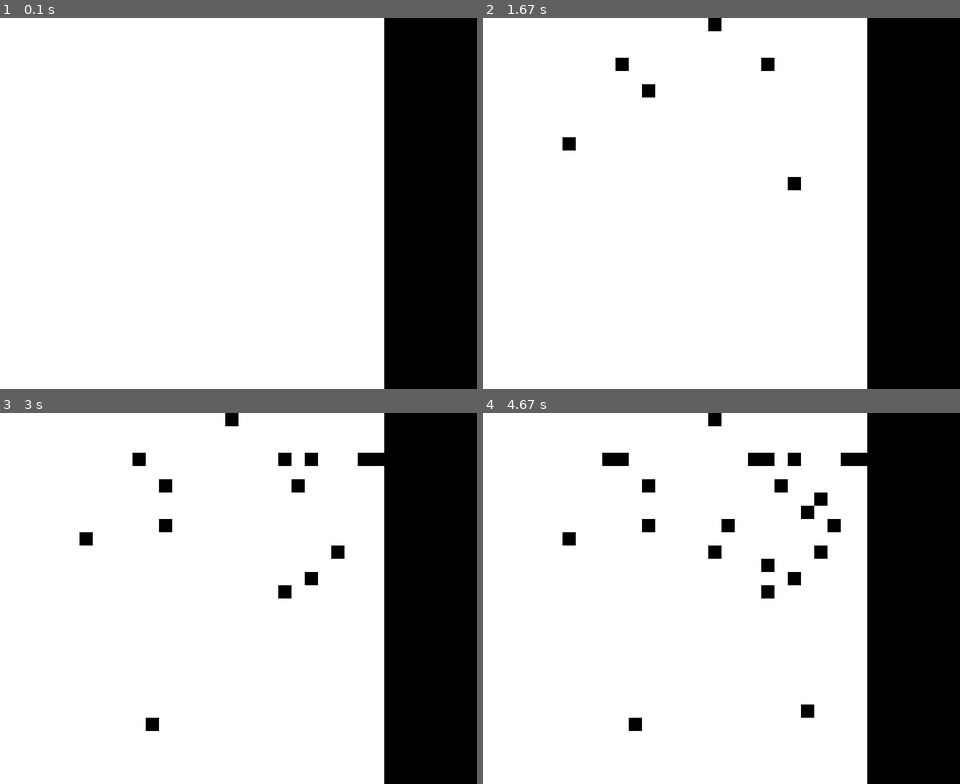
Above: before the commit, frames 1-4 (two rows, left to right).
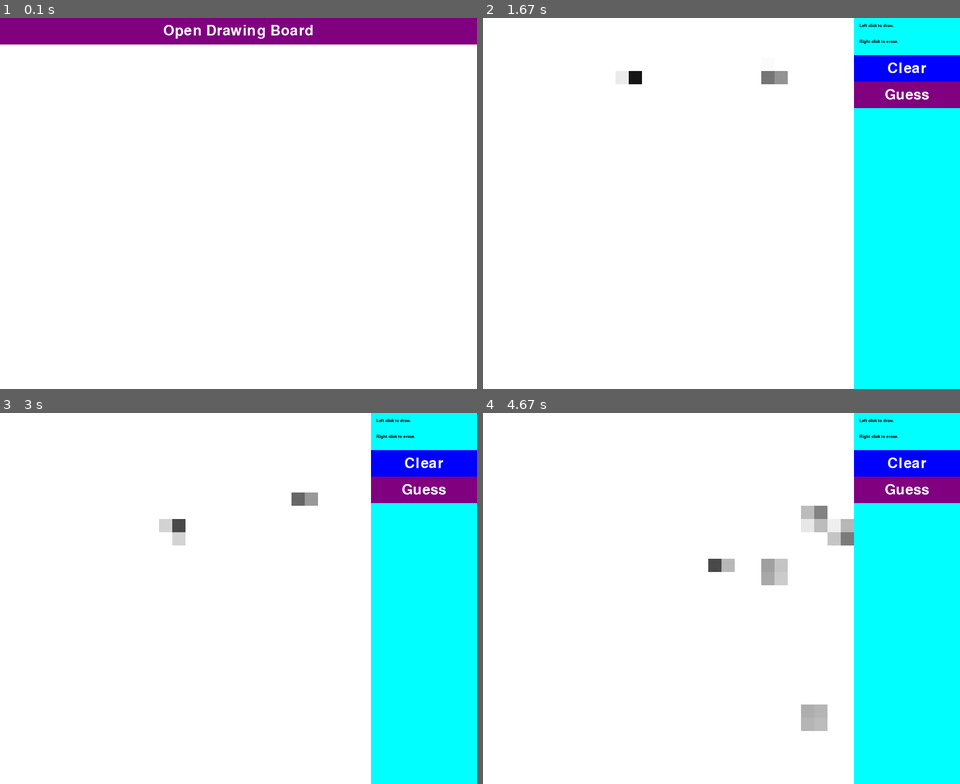
Above: after the commit, the same moments.

Repository: denis-vp/ann-python-implementation
Game: pygame game, started from main.py
Same seed, same stepped clock (60 frames per second), same inputs: the game is played once before the commit and once after it.
Inputs (mouse positions are in pixels of both pictures, inside the frame that each line leads up to):
- Up to frame 1 (0.1 s): no input
- Up to frame 2 (1.67 s): press the mouse at (721, 32) at 0.37 s; move the mouse to (649, 88) at 0.47 s; release the mouse at (573, 147) at 0.6 s; press the mouse at (907, 69) at 0.7 s; move the mouse to (769, 69) at 0.8 s; release the mouse at (626, 69) at 0.93 s; press the mouse at (907, 95) at 1.03 s; move the mouse to (902, 218) at 1.13 s; release the mouse at (902, 344) at 1.27 s; right-click (797, 181) at 1.38 s
- Up to frame 3 (3 s): press the mouse at (424, 464) at 1.7 s; move the mouse to (367, 461) at 1.8 s; release the mouse at (314, 461) at 1.93 s; press the mouse at (424, 464) at 2.03 s; move the mouse to (290, 598) at 2.13 s; release the mouse at (152, 732) at 2.27 s; press the mouse at (424, 490) at 2.37 s; move the mouse to (381, 520) at 2.47 s; release the mouse at (338, 550) at 2.6 s; press the mouse at (424, 464) at 2.7 s; move the mouse to (295, 490) at 2.8 s; release the mouse at (171, 520) at 2.93 s
- Up to frame 4 (4.67 s): press the mouse at (907, 464) at 3.03 s; move the mouse to (816, 494) at 3.13 s; release the mouse at (726, 528) at 3.27 s; press the mouse at (907, 464) at 3.37 s; move the mouse to (759, 461) at 3.47 s; release the mouse at (611, 461) at 3.6 s; press the mouse at (907, 464) at 3.7 s; move the mouse to (807, 509) at 3.8 s; release the mouse at (711, 557) at 3.93 s; press the mouse at (907, 490) at 4.03 s; move the mouse to (855, 598) at 4.13 s; release the mouse at (807, 709) at 4.27 s; press the mouse at (907, 490) at 4.37 s; move the mouse to (835, 528) at 4.47 s; release the mouse at (764, 565) at 4.6 s

The runs differ from the first frame. In frame 1, 25% of the frame differs, in the area x 0-100%, y 0-100%; in frame 2, 23%; in frame 3, 24%; in frame 4, 26%, in the area x 16-100%, y 0-100%.

Commit message:
Update gui

Diff:
--- a/gui/__init__.py
+++ b/gui/__init__.py
@@ -0,0 +1,4 @@
+import pygame
+
+pygame.init()
+pygame.font.init()
--- /dev/null
+++ b/gui/button.py
@@ -0,0 +1,25 @@
+import pygame
+
+
+class Button:
+
+    def __init__(self, root: pygame.Surface, action: callable,
+                 x: int, y: int, width: int, height: int, color: tuple[int, int, int],
+                 text: str, font: pygame.font.SysFont = pygame.font.SysFont("comicsans", 40)):
+        self.root = root
+        self.action = action
+        self.x, self.y = x, y
+        self.width, self.height = width, height
+        self.color = color
+        self.text, self.font = text, font
+
+    def click(self, coordinates: tuple[int, int]):
+        x, y = coordinates
+        if self.x < x < self.x + self.width and self.y < y < self.y + self.height:
+            self.action()
+
+    def draw(self):
+        pygame.draw.rect(self.root, self.color, (self.x, self.y, self.width, self.height))
+        text = self.font.render(self.text, 1, (255, 255, 255))
+        self.root.blit(text, (self.x + self.width // 2 - text.get_width() // 2,
+                              self.y + self.height // 2 - text.get_height() // 2))
--- a/gui/cell.py
+++ /dev/null
@@ -1,8 +0,0 @@
-from dataclasses import dataclass
-
-
-@dataclass
-class Cell:
-    x: int
-    y: int
-    value: int
--- /dev/null
+++ b/gui/drawingboard.py
@@ -0,0 +1,116 @@
+from dataclasses import dataclass
+import pygame
+
+from gui.button import Button
+
+# Window settings
+WINDOW_HEIGHT = 700
+WINDOW_WIDTH = 900
+
+# Grid settings
+NUM_ROWS, NUM_COLUMNS = 28, 28
+CELL_HEIGHT = WINDOW_HEIGHT // NUM_ROWS
+CELL_WIDTH = CELL_HEIGHT
+GRID_HEIGHT = CELL_HEIGHT * NUM_ROWS
+GRID_WIDTH = CELL_WIDTH * NUM_COLUMNS
+
+# Button settings
+BUTTON_HEIGHT = 50
+BUTTON_WIDTH = WINDOW_WIDTH - GRID_WIDTH
+
+# Colors
+WHITE = (255, 255, 255)
+BLACK = (0, 0, 0)
+PURPLE = (128, 0, 128)
+BLUE = (0, 0, 255)
+CYAN = (0, 255, 255)
+
+@dataclass
+class Cell:
+    x: int
+    y: int
+    value: int
+
+class DrawingBoard:
+    def __init__(self):
+        self.root = pygame.display.set_mode((WINDOW_WIDTH, WINDOW_HEIGHT))
+        pygame.display.set_caption("Neural Network - Drawing Board")
+
+        self.cells: list[Cell] = []
+        self.create_grid(NUM_ROWS, NUM_COLUMNS)
+
+        self.states_history = [self.cells.copy()]
+        self.undo_history = []
+
+        self.clear_button = Button(self.root, self.clear, GRID_WIDTH, 70, BUTTON_WIDTH, BUTTON_HEIGHT, BLUE, "Clear")
+        self.guess_button = Button(self.root, self.guess, GRID_WIDTH, 70 + BUTTON_HEIGHT, BUTTON_WIDTH, BUTTON_HEIGHT, PURPLE, "Guess")
+        self.buttons = [self.clear_button, self.guess_button]
+
+    def create_grid(self, num_rows: int, num_columns: int):
+        for row in range(num_rows):
+            for col in range(num_columns):
+                self.cells.append(Cell(row * CELL_WIDTH, col * CELL_HEIGHT, 255))
+        return self.cells
+
+    def run(self):
+        running = True
+        while running:
+            for event in pygame.event.get():
+                if event.type == pygame.QUIT:
+                    running = False
+                if event.type == pygame.MOUSEBUTTONDOWN and event.button == pygame.BUTTON_LEFT:
+                    for button in self.buttons:
+                        button.click(pygame.mouse.get_pos())
+                    self.draw(pygame.mouse.get_pos())
+                if event.type == pygame.MOUSEBUTTONDOWN and event.button == pygame.BUTTON_RIGHT:
+                    self.erase(pygame.mouse.get_pos())
+                if event.type == pygame.MOUSEMOTION and event.buttons[0]:
+                    self.draw(pygame.mouse.get_pos())
+                if event.type == pygame.MOUSEMOTION and event.buttons[2]:
+                    self.erase(pygame.mouse.get_pos())
+            self.update_display()
+
+    def update_display(self):
+        self.root.fill(CYAN)
+        self.draw_grid()
+        for button in self.buttons:
+            button.draw()
+
+        font = pygame.font.SysFont("comicsans", 12)
+        draw_text = font.render("Left click to draw.", 1, BLACK)
+        erase_text = font.render("Right click to erase.", 1, BLACK)
+        self.root.blit(draw_text, (GRID_WIDTH + 10, 10))
+        self.root.blit(erase_text, (GRID_WIDTH + 10, 40))
+
+        pygame.display.update()
+
+    def draw_grid(self):
+        for cell in self.cells:
+            cell_color = (cell.value, cell.value, cell.value)
+            pygame.draw.rect(self.root, cell_color, (cell.x, cell.y, CELL_WIDTH, CELL_HEIGHT))
+
+    #       Interaction
+
+    def draw(self, coordinates: tuple[int, int]):
+        x, y = coordinates
+        for cell in self.cells:
+            distance = ((cell.x - x) ** 2 + (cell.y - y) ** 2) ** 0.5
+            if distance < CELL_WIDTH:
+                color_value = max(0, cell.value - int(255 * (1 - distance / CELL_WIDTH)))
+                cell.value = color_value
+
+    def erase(self, coordinates: tuple[int, int]):
+        x, y = coordinates
+        for cell in self.cells:
+            distance = ((cell.x - x) ** 2 + (cell.y - y) ** 2) ** 0.5
+            if distance < CELL_WIDTH:
+                color_value = min(255, cell.value + int(255 * (1 - distance / CELL_WIDTH)))
+                cell.value = color_value if color_value > 0 else 0
+
+    def clear(self):
+        for cell in self.cells:
+            cell.value = 255
+        self.states_history.append(self.cells.copy())
+
+    def guess(self):
+        print("Guessing...")
--- a/gui/gui.py
+++ /dev/null
@@ -1,73 +0,0 @@
-import pygame
-
-from gui.cell import Cell
-from settings import WINDOW_HEIGHT, WINDOW_WIDTH
-
-
-# The grid is a square
-GRID_HEIGHT = WINDOW_HEIGHT
-GRID_WIDTH = GRID_HEIGHT
-
-NUM_ROWS, NUM_COLUMNS = 28, 28
-CELL_HEIGHT = GRID_HEIGHT // NUM_ROWS
-CELL_WIDTH = CELL_HEIGHT
-
-
-class GUI:
-    def __init__(self):
-        self.root = pygame.display.set_mode((WINDOW_WIDTH, WINDOW_HEIGHT))
-        pygame.display.set_caption("Neural Network - Draw")
-
-        self.cells: list[Cell] = []
-        self.create_grid(NUM_ROWS, NUM_COLUMNS)
-
-    def create_grid(self, num_rows: int, num_columns: int):
-        for row in range(num_rows):
-            for col in range(num_columns):
-                self.cells.append(Cell(row * CELL_WIDTH, col * CELL_HEIGHT, 255))
-        return self.cells
-
-    def run(self):
-        running = True
-        while running:
-            for event in pygame.event.get():
-                if event.type == pygame.QUIT:
-                    running = False
-                if event.type == pygame.MOUSEBUTTONDOWN and event.button == pygame.BUTTON_LEFT:
-                    self.draw(pygame.mouse.get_pos())
-                if event.type == pygame.MOUSEBUTTONDOWN and event.button == pygame.BUTTON_RIGHT:
-                    self.erase(pygame.mouse.get_pos())
-                if event.type == pygame.MOUSEMOTION and event.buttons[0]:
-                    self.draw(pygame.mouse.get_pos())
-                if event.type == pygame.MOUSEMOTION and event.buttons[2]:
-                    self.erase(pygame.mouse.get_pos())
-            self.update_display()
-        pygame.quit()
-        quit()
-
-    #       Display Updating
-
-    def update_display(self):
-        self.draw_grid()
-        pygame.display.update()
-
-    def draw_grid(self):
-        for cell in self.cells:
-            cell_color = (cell.value, cell.value, cell.value)
-            pygame.draw.rect(self.root, cell_color, (cell.x, cell.y, 50, 50))
-
-    #       Interaction
-
-    def draw(self, coordinates: tuple[int, int]):
-        x, y = coordinates
-        for cell in self.cells:
-            if cell.x <= x <= cell.x + CELL_WIDTH and cell.y <= y <= cell.y + CELL_HEIGHT:
-                cell.value = 0
-                break
-
-    def erase(self, coordinates: tuple[int, int]):
-        x, y = coordinates
-        for cell in self.cells:
-            if cell.x <= x <= cell.x + CELL_WIDTH and cell.y <= y <= cell.y + CELL_HEIGHT:
-                cell.value = 0
-                break
--- /dev/null
+++ b/gui/mainmenu.py
@@ -0,0 +1,51 @@
+import pygame
+
+from gui.button import Button
+from gui.drawingboard import DrawingBoard
+
+# Window settings
+WINDOW_HEIGHT = 700
+WINDOW_WIDTH = 900
+
+# Button settings
+BUTTON_HEIGHT = 50
+BUTTON_WIDTH = WINDOW_WIDTH
+
+# Colors
+WHITE = (255, 255, 255)
+BLACK = (0, 0, 0)
+PURPLE = (128, 0, 128)
+BLUE = (0, 0, 255)
+CYAN = (0, 255, 255)
+
+
+class MainMenu:
+    def __init__(self):
+        self.root = pygame.display.set_mode((WINDOW_WIDTH, WINDOW_HEIGHT))
+        pygame.display.set_caption("Neural Network - Main Menu")
+
+        self.open_drawing_board_button = Button(self.root, self.open_drawing_board, 0, 0, BUTTON_WIDTH, BUTTON_HEIGHT, PURPLE, "Open Drawing Board")
+        self.buttons = [self.open_drawing_board_button]
+
+    def run(self):
+        running = True
+        while running:
+            for event in pygame.event.get():
+                if event.type == pygame.QUIT:
+                    running = False
+                if event.type == pygame.MOUSEBUTTONDOWN and event.button == pygame.BUTTON_LEFT:
+                    for button in self.buttons:
+                        button.click(pygame.mouse.get_pos())
+            self.update_display()
+        pygame.quit()
+        quit()
+
+    def update_display(self):
+        self.root.fill(WHITE)
+        for button in self.buttons:
+            button.draw()
+        pygame.display.update()
+
+    def open_drawing_board(self):
+        drawing_board = DrawingBoard()
+        drawing_board.run()
--- a/main.py
+++ b/main.py
@@ -1,6 +1,5 @@
-from gui.gui import GUI
-
+from gui.mainmenu import MainMenu
 
 if __name__ == '__main__':
-    gui = GUI()
-    gui.run()
+    main_menu = MainMenu()
+    main_menu.run()
--- a/settings.py
+++ /dev/null
@@ -1,2 +0,0 @@
-WINDOW_HEIGHT = 700
-WINDOW_WIDTH = 900
Not shown, changed: README.md
